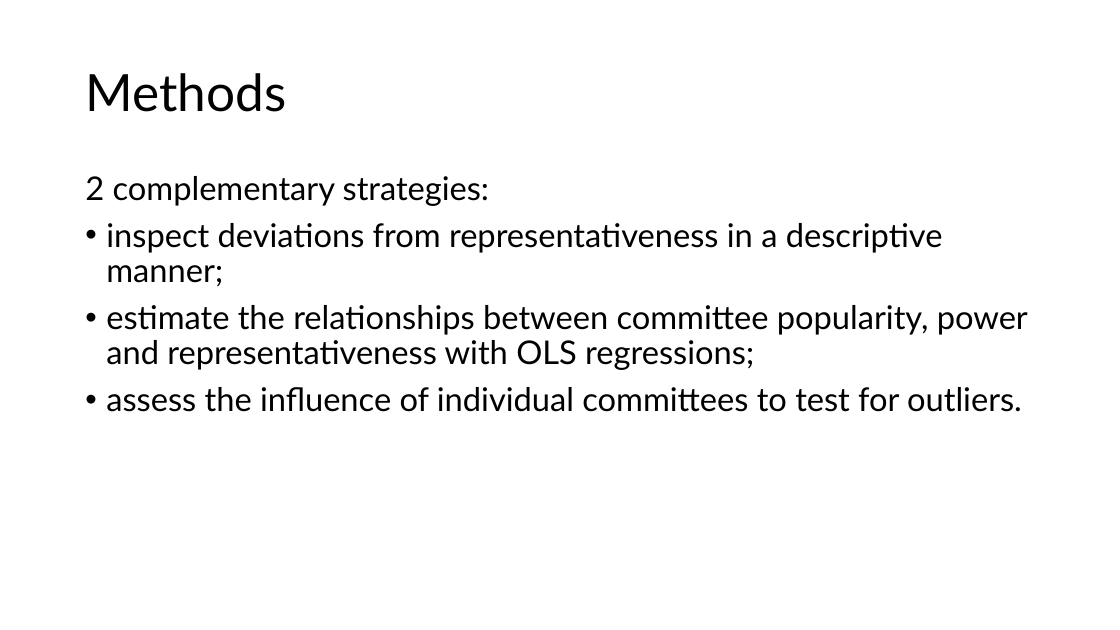
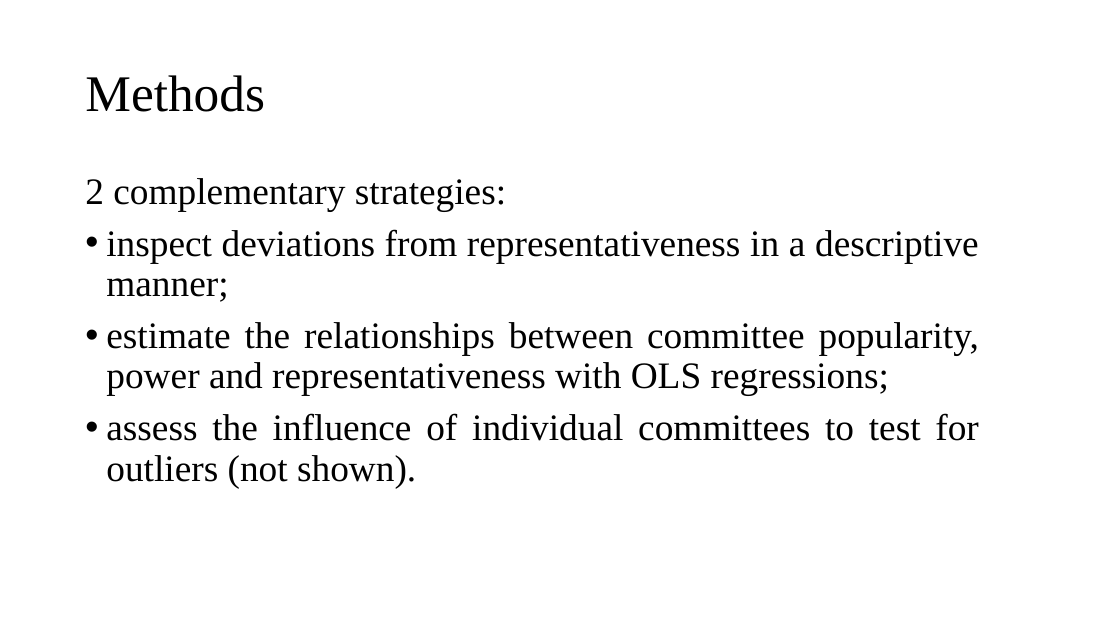
Before and after one commit to kachurm-dev/StatsII_2026, a slide deck: slide 5 of replication/KACHUR_Presentation_Replication.pptx (slide 6 before the commit). Drawn at 1120x630 pixels with LibreOffice and Linux fonts; fonts in the diff are those of the drawing. Boxes give left, top, right and bottom in pixels: in the first picture for what was removed or moved away, otherwise in the second. Text is boxed around its words. In the diff, an @@ line names an element or a change of style, - is before the commit and + after.

```diff
--- a/replication/KACHUR_Presentation_Replication.pptx
+++ b/replication/KACHUR_Presentation_Replication.pptx
@@ title "Methods" at (85, 75, 265, 112): font Lato to Times New Roman @@
@@ text at (85, 178, 979, 396): size 28 to 32 pt, font Lato to Times New Roman in "2 complementary strategies:", "inspect deviations from representativeness in a descriptive ...", "estimate the relationships between committee popularity, pow ..."; alignment left to justified @@
@@ text at (106, 413, 979, 488): text changed; size 28 to 32 pt; font Lato to Times New Roman @@
-• assess the influence of individual committees to test for outliers.
+• assess the influence of individual committees to test for outliers (not shown).
```
Also in this commit, not shown: 9 other slides changed, 4 slides added, 3 slides removed, 2 other files.
